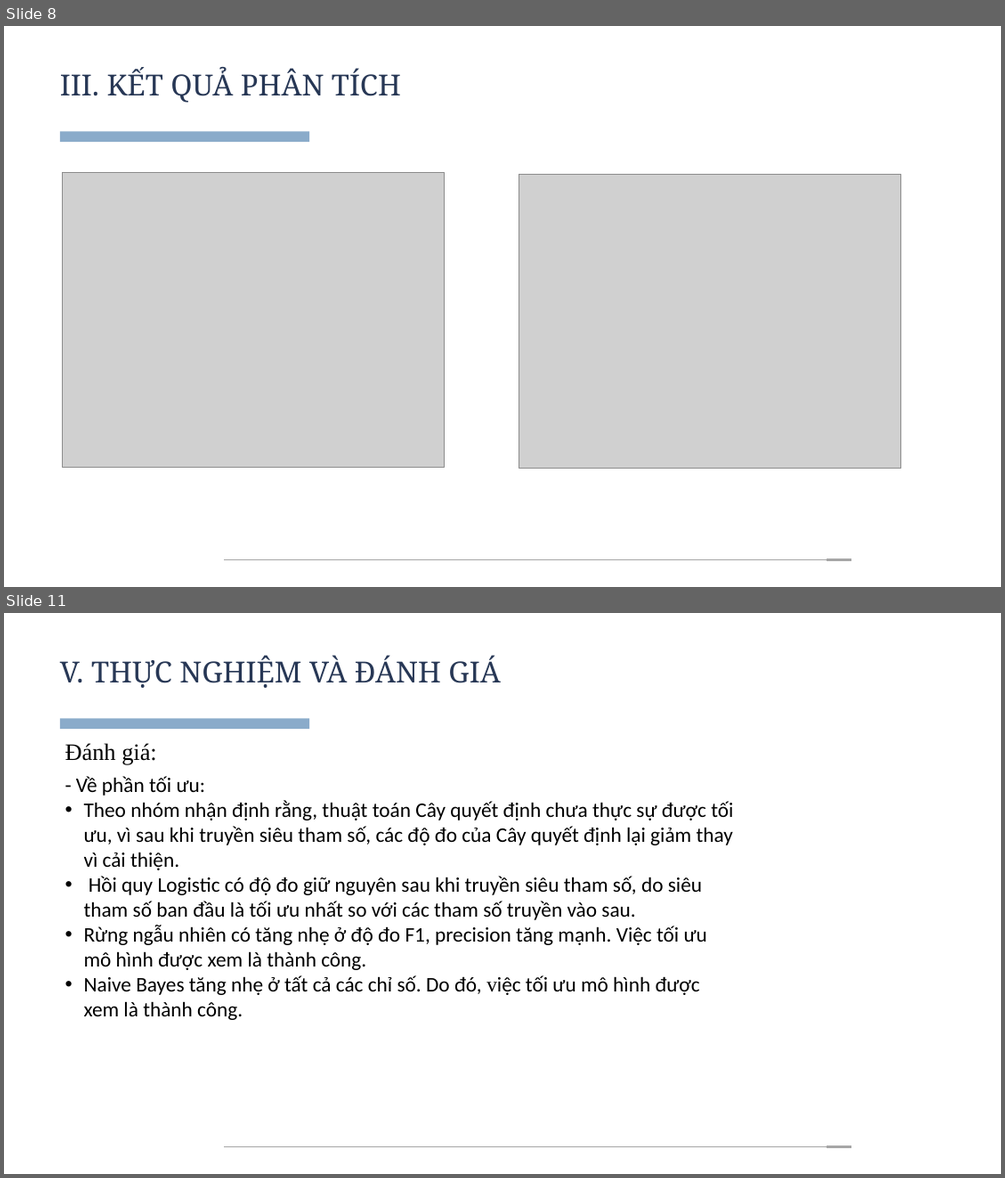
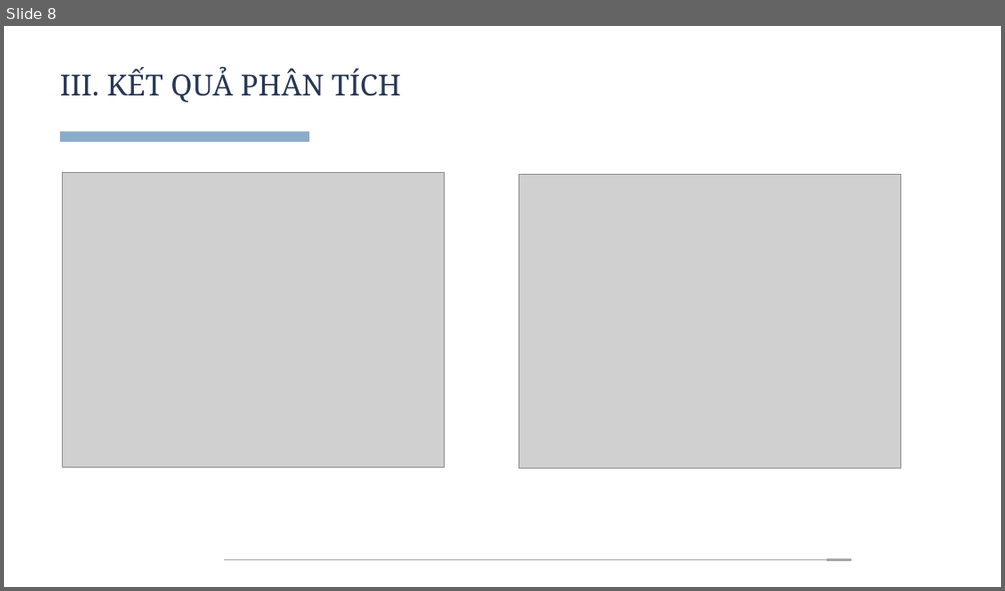
Before and after one commit to n0aHVN/Nhom01_BDML_02, a slide deck: Presentation/Nhom01.pptx. Shown one above the other, each under a label of ours: slides 8 and 11 before the commit, slide 8 after it; the slides between them are not shown. The pictures are 1005x1178 and 1005x591 pixels, drawn with LibreOffice and Linux fonts; fonts in the diff are those of the drawing; grey boxes stand for pictures. Boxes give left, top, right and bottom in pixels: in the first picture for what was removed or moved away, otherwise in the second. Text is boxed around its words. In the diff, an @@ line names an element or a change of style, - is before the commit and + after.

```diff
--- a/Presentation/Nhom01.pptx
+++ b/Presentation/Nhom01.pptx
@@ slide 11 removed at (x1=4, y1=613, x2=1001, y2=1174), background #FFFFFF @@
@@ text removed at (x1=60, y1=655, x2=500, y2=688) @@
-V. THỰC NGHIỆM VÀ ĐÁNH GIÁ
@@ rectangle removed at (x1=60, y1=718, x2=309, y2=729) @@
@@ text removed at (x1=65, y1=743, x2=157, y2=765) @@
-Đánh giá:
@@ text removed at (x1=76, y1=776, x2=733, y2=1020) @@
-- Về phần tối ưu:
-• Theo nhóm nhận định rằng, thuật toán Cây quyết định chưa thực sự được tối ưu, vì sau khi truyền siêu tham số, các độ đo của Cây quyết định lại giảm thay vì cải thiện.
-• Hồi quy Logistic có độ đo giữ nguyên sau khi truyền siêu tham số, do siêu tham số ban đầu là tối ưu nhất so với các tham số truyền vào sau.
-• Rừng ngẫu nhiên có tăng nhẹ ở độ đo F1, precision tăng mạnh. Việc tối ưu mô hình được xem là thành công.
-• Naive Bayes tăng nhẹ ở tất cả các chỉ số. Do đó, việc tối ưu mô hình được xem là thành công.
@@ line removed from (225, 1147) to (826, 1147) @@
@@ line removed from (826, 1147) to (851, 1147) @@
```
Also in this commit, not shown: 10 slides changed, 1 slide added.
